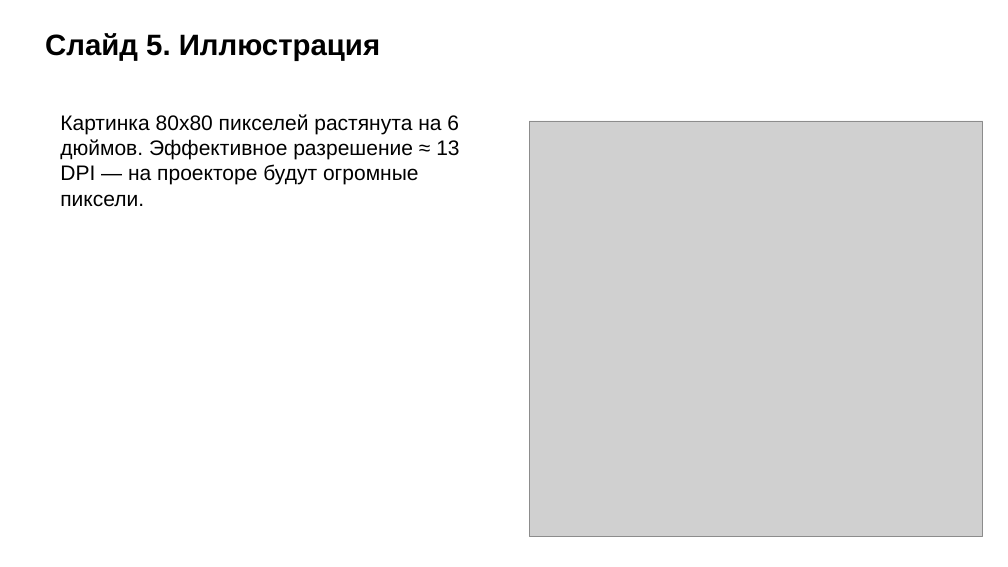
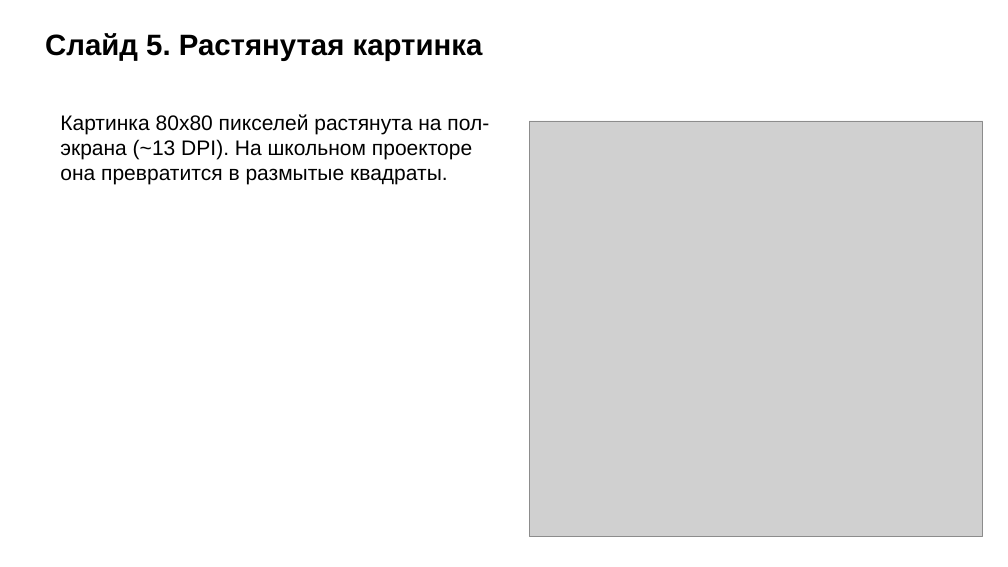
Before and after one commit to Dordschi/pptx-checker, a slide deck: slide 5 of test_files/broken.pptx. Drawn at 1008x567 pixels with LibreOffice and Linux fonts; fonts in the diff are those of the drawing; grey boxes stand for pictures. Boxes give left, top, right and bottom in pixels: in the first picture for what was removed or moved away, otherwise in the second. Text is boxed around its words. In the diff, an @@ line names an element or a change of style, - is before the commit and + after.

```diff
--- a/test_files/broken.pptx
+++ b/test_files/broken.pptx
@@ text at [45,33,483,61]: text changed @@
-Слайд 5. Иллюстрация
+Слайд 5. Растянутая картинка
@@ text at [60,114,489,185]: text changed @@
-Картинка 80x80 пикселей растянута на 6 дюймов. Эффективное разрешение ≈ 13 DPI — на проекторе будут огромные пиксели.
+Картинка 80x80 пикселей растянута на пол-экрана (~13 DPI). На школьном проекторе она превратится в размытые квадраты.
```
Also in this commit, not shown: 5 other slides changed, 2 slides added, 1 slide removed, 16 other files.
